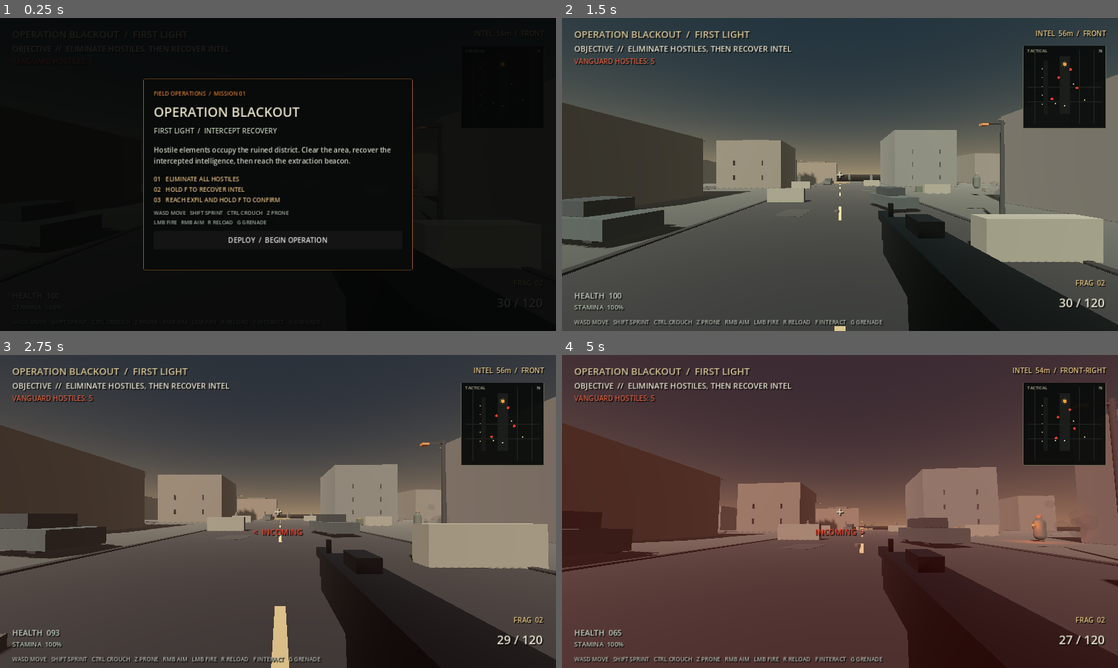
Above: before the commit, frames 1-4 (two rows, left to right).
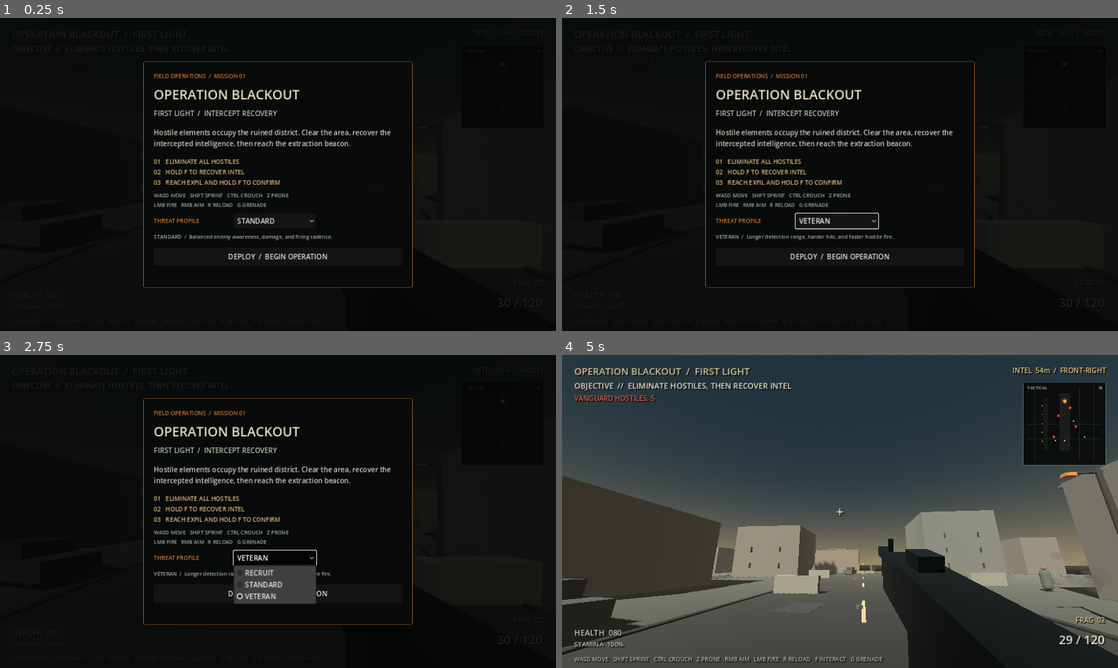
Above: after the commit, the same moments.

Repository: Liladizilla/operation-blackout
Game: Godot game, scene res://scenes/main.tscn
The game is run twice, just before and just after one commit, with the same random seed, the same clock (stepped at 60 frames per second) and the same inputs.
Inputs (mouse positions are in pixels of both pictures, inside the frame that each line leads up to):
- Up to frame 1 (0.25 s): no input
- Up to frame 2 (1.5 s): click (834, 221) at 0.5 s, where only the run after the commit has a clickable "STANDARD"; click "DEPLOY / BEGIN OPERATION" at 1.25 s
- Up to frame 3 (2.75 s): click (272, 558) at 2 s, where only the run after the commit has a clickable "VETERAN"
- Up to frame 4 (5 s): click (840, 592) at 2.75 s, where only the run after the commit has a clickable "DEPLOY / BEGIN OPERATION"; tap Enter at 3.5 s; move the mouse to (867, 511) at 3.52 s; hold W (move_forward) from 3.53 s (still down); tap Ctrl (crouch) at 3.6 s; click (867, 511) at 3.67 s; tap Space (jump) at 3.77, 4.52 s; move the mouse to (812, 511) at 4.27 s; tap F (interact) at 4.35 s

The runs differ from the first frame. In frame 1, 6.2% of the frame differs, in the area x 25-75%, y 13-87%; in frame 2, 86%; in frame 3, 88%, in the area x 0-100%, y 0-100%; in frame 4, 78%.

Commit message:
Add threat profile selection to deployment briefing

Diff:
--- a/scripts/hud.gd
+++ b/scripts/hud.gd
@@ -17,6 +17,8 @@
 var sensitivity_value_label: Label
 var briefing_panel: PanelContainer
 var briefing_backdrop: ColorRect
+var difficulty_selector: OptionButton
+var difficulty_description: Label
 var hitmarker_timer := 0.0
 var damage_direction_label: Label
 var damage_direction_timer := 0.0
@@ -352,8 +354,8 @@
     briefing_panel.set_anchors_and_offsets_preset(Control.PRESET_CENTER)
     briefing_panel.offset_left = -310
     briefing_panel.offset_right = 310
-    briefing_panel.offset_top = -220
-    briefing_panel.offset_bottom = 220
+    briefing_panel.offset_top = -260
+    briefing_panel.offset_bottom = 260
     var panel_style := StyleBoxFlat.new()
     panel_style.bg_color = Color(0.035, 0.045, 0.04, 0.98)
     panel_style.border_color = Color(0.62, 0.37, 0.14, 1.0)
@@ -388,6 +390,29 @@
     var controls := _label("WASD MOVE   SHIFT SPRINT   CTRL CROUCH   Z PRONE\nLMB FIRE   RMB AIM   R RELOAD   G GRENADE", 12, Color(0.65, 0.70, 0.65))
     controls.custom_minimum_size = Vector2(520, 40)
     box.add_child(controls)
+
+    var difficulty_row := HBoxContainer.new()
+    difficulty_row.add_theme_constant_override("separation", 14)
+    var difficulty_label := _label("THREAT PROFILE", 13, Color(0.82, 0.48, 0.20))
+    difficulty_label.custom_minimum_size = Vector2(170, 34)
+    difficulty_label.vertical_alignment = VERTICAL_ALIGNMENT_CENTER
+    difficulty_row.add_child(difficulty_label)
+    difficulty_selector = OptionButton.new()
+    difficulty_selector.name = "DifficultySelector"
+    difficulty_selector.custom_minimum_size = Vector2(190, 34)
+    difficulty_selector.add_item("RECRUIT")
+    difficulty_selector.add_item("STANDARD")
+    difficulty_selector.add_item("VETERAN")
+    difficulty_selector.select(1)
+    difficulty_selector.item_selected.connect(_on_difficulty_selected)
+    difficulty_row.add_child(difficulty_selector)
+    box.add_child(difficulty_row)
+    difficulty_description = _label("STANDARD  /  Balanced enemy awareness, damage, and firing cadence.", 12, Color(0.65, 0.70, 0.65))
+    difficulty_description.custom_minimum_size = Vector2(520, 24)
+    difficulty_description.autowrap_mode = TextServer.AUTOWRAP_WORD_SMART
+    box.add_child(difficulty_description)
+    _on_difficulty_selected(1)
+
     var deploy := Button.new()
     deploy.name = "DeployButton"
     deploy.text = "DEPLOY  /  BEGIN OPERATION"
@@ -395,6 +420,19 @@
     deploy.pressed.connect(dismiss_briefing)
     box.add_child(deploy)
     root.add_child(briefing_panel)
+
+func _on_difficulty_selected(index: int) -> void:
+    var profiles := ["RECRUIT", "STANDARD", "VETERAN"]
+    var descriptions := [
+        "RECRUIT  /  Reduced damage, shorter detection range, and slower hostile fire.",
+        "STANDARD  /  Balanced enemy awareness, damage, and firing cadence.",
+        "VETERAN  /  Longer detection range, harder hits, and faster hostile fire."
+    ]
+    if index < 0 or index >= profiles.size():
+        return
+    difficulty_description.text = descriptions[index]
+    if is_instance_valid(owner_scene) and owner_scene.has_method("set_difficulty"):
+        owner_scene.call("set_difficulty", profiles[index])
 
 func dismiss_briefing() -> void:
     if is_instance_valid(briefing_panel):
